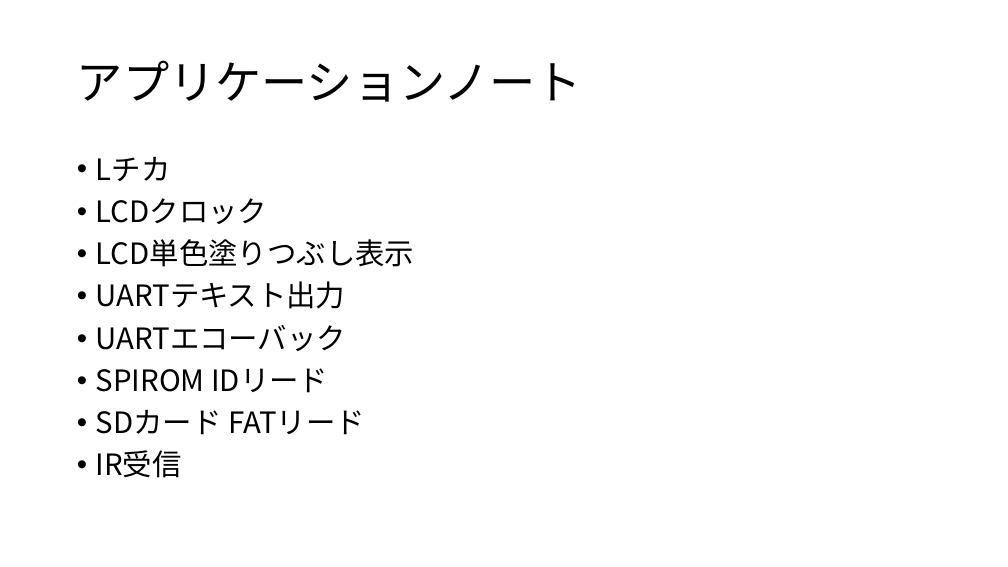
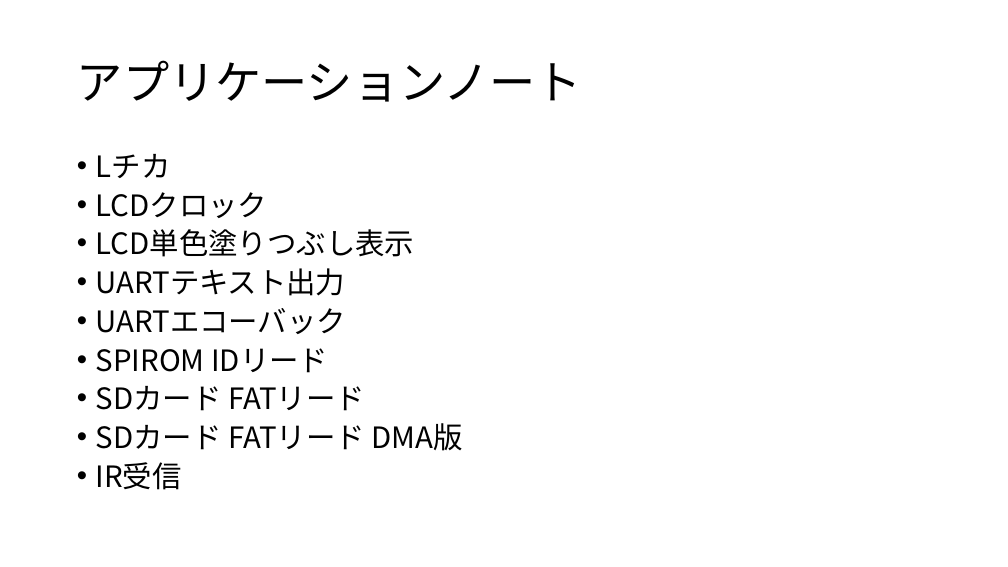
Before and after one commit to moku828/sh7262_an, a slide deck: slide 2 of SH7262アプリケーションノート.pptx. Drawn at 1008x567 pixels with LibreOffice and Linux fonts; fonts in the diff are those of the drawing. Boxes give left, top, right and bottom in pixels: in the first picture for what was removed or moved away, otherwise in the second. Text is boxed around its words. In the diff, an @@ line names an element or a change of style, - is before the commit and + after.

```diff
--- a/SH7262アプリケーションノート.pptx
+++ b/SH7262アプリケーションノート.pptx
@@ text at <box>96,154,415,490</box>: line spacing 0.9 to 0.8 @@
@@ text at <box>96,423,462,451</box>: paragraph added @@
+• SDカード FATリード DMA版
```
Also in this commit, not shown: 2 other slides changed, 7 slides added, 4 other files.
